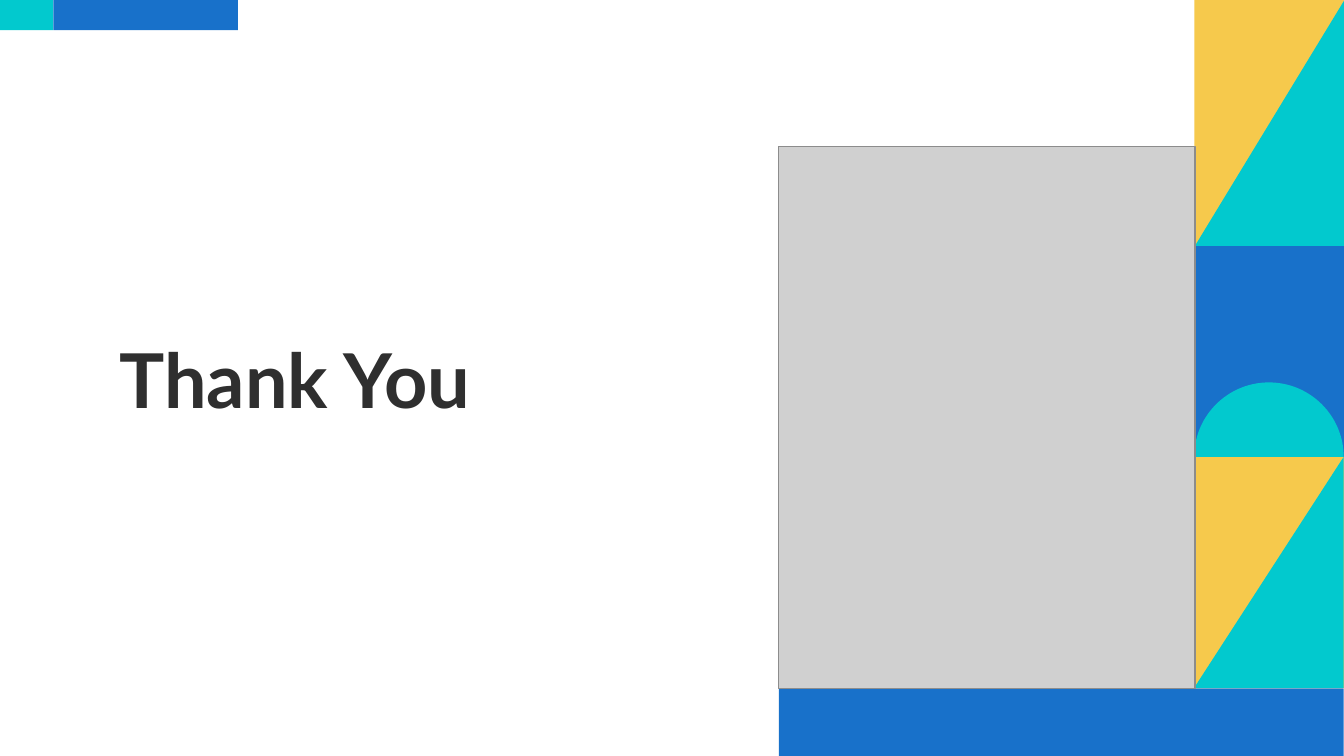
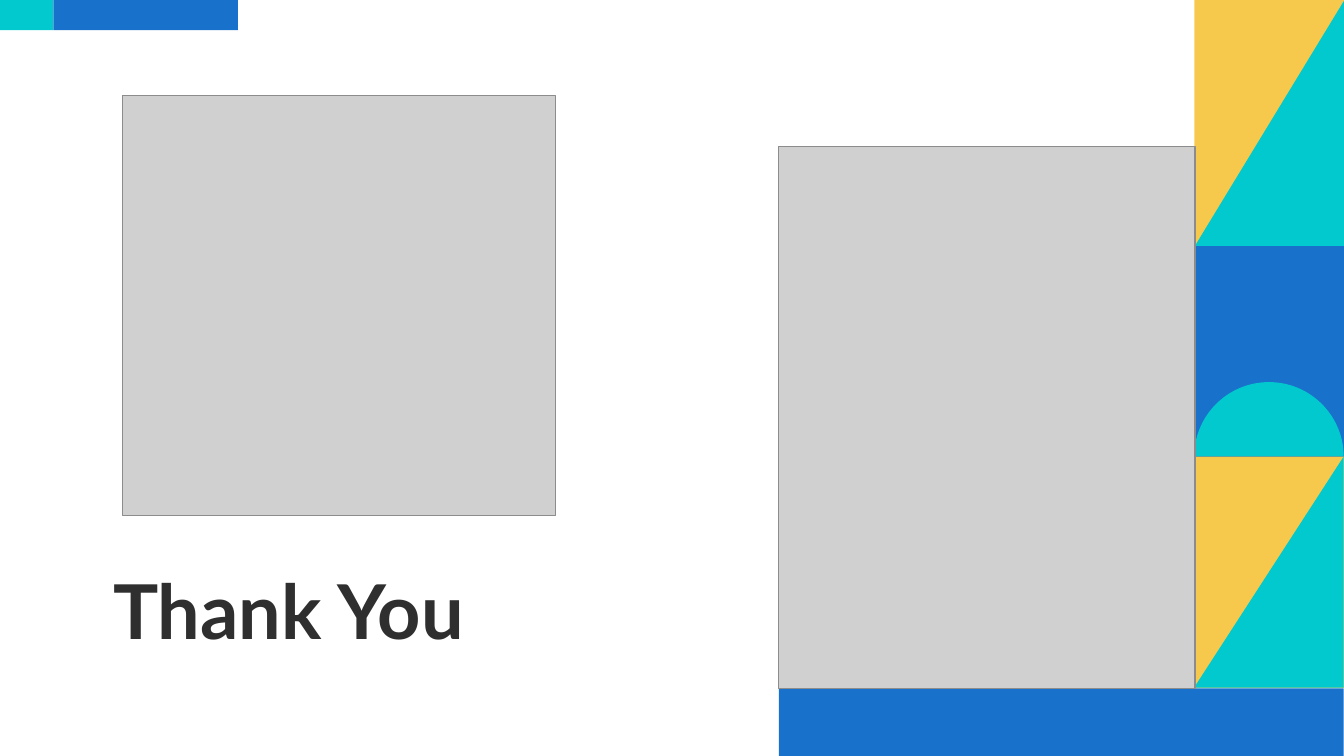
Before and after one commit to scottfly189/dotnet_net_course, a slide deck: slide 11 of src/课程大纲.odp. Drawn at 1344x756 pixels with LibreOffice and Linux fonts; fonts in the diff are those of the drawing; grey boxes stand for pictures. Boxes give left, top, right and bottom in pixels: in the first picture for what was removed or moved away, otherwise in the second. Text is boxed around its words. In the diff, an @@ line names an element or a change of style, - is before the commit and + after.

```diff
--- a/src/课程大纲.odp
+++ b/src/课程大纲.odp
@@ picture added at (123, 95, 555, 515) @@
@@ title "Thank You": place and size @@
-title "Thank You" at (120, 352, 470, 409)
+title "Thank You" at (113, 583, 463, 640)
@@ title "Thank You" at (113, 583, 463, 640): vertical alignment middle to bottom @@
@@ freeform shape at (1194, 382, 1343, 456): outline redrawn @@
@@ freeform shape at (1194, 456, 1343, 687): outline redrawn @@
```
Also in this commit, not shown: 10 other slides changed, 5 other files.
